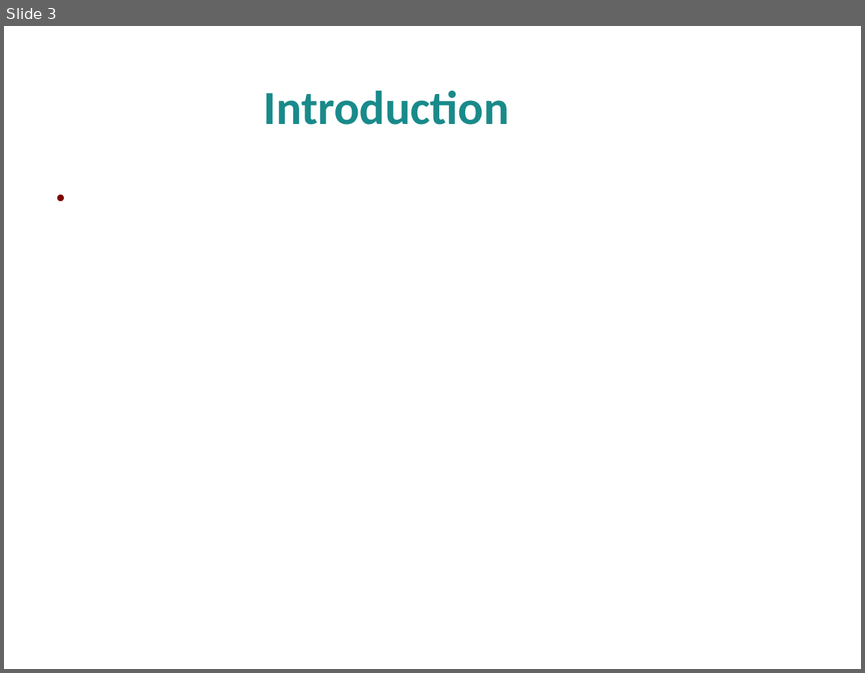
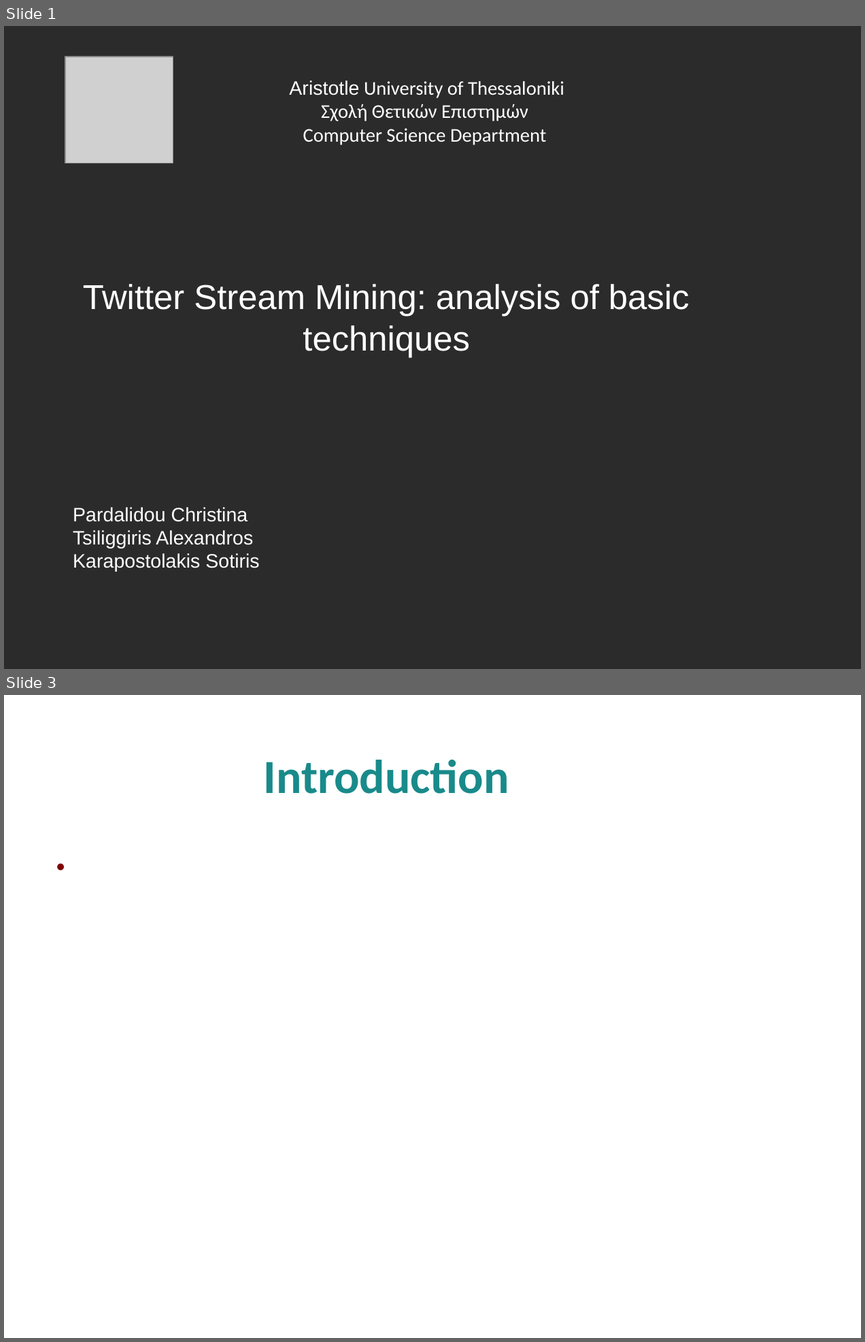
Before and after one commit to alextsil/twitter-topic-detection-and-analysis, a slide deck: parousiasi/presentation.odp. Shown one above the other, each under a label of ours: slide 3 before the commit, slides 1 and 3 after it; the slides between them are not shown. The pictures are 865x673 and 865x1342 pixels, drawn with LibreOffice and Linux fonts; fonts in the diff are those of the drawing; grey boxes stand for pictures; background and template pictures are left out; a plain dark background stands for a picture behind light text. Boxes give left, top, right and bottom in pixels: in the first picture for what was removed or moved away, otherwise in the second. Text is boxed around its words. In the diff, an @@ line names an element or a change of style, - is before the commit and + after.

```diff
--- a/parousiasi/presentation.odp
+++ b/parousiasi/presentation.odp
@@ slide 1 added at bbox=[4, 26, 861, 669], background picture (left out) @@
@@ picture added at bbox=[65, 57, 173, 163] @@
@@ text added at bbox=[289, 80, 564, 145], 18 pt, text #FFFFFF @@
+Aristotle University of Thessaloniki
+Σχολή Θετικών Επιστημών
+Computer Science Department
@@ text added at bbox=[83, 284, 689, 357], 32 pt, text #FFFFFF @@
+Twitter Stream Mining: analysis of basic techniques
@@ text added at bbox=[73, 507, 259, 571], 18 pt, text #FFFFFF @@
+Pardalidou Christina
+Tsiliggiris Alexandros
+Karapostolakis Sotiris
```
Also in this commit, not shown: 3 slides changed, 1 slide removed.
